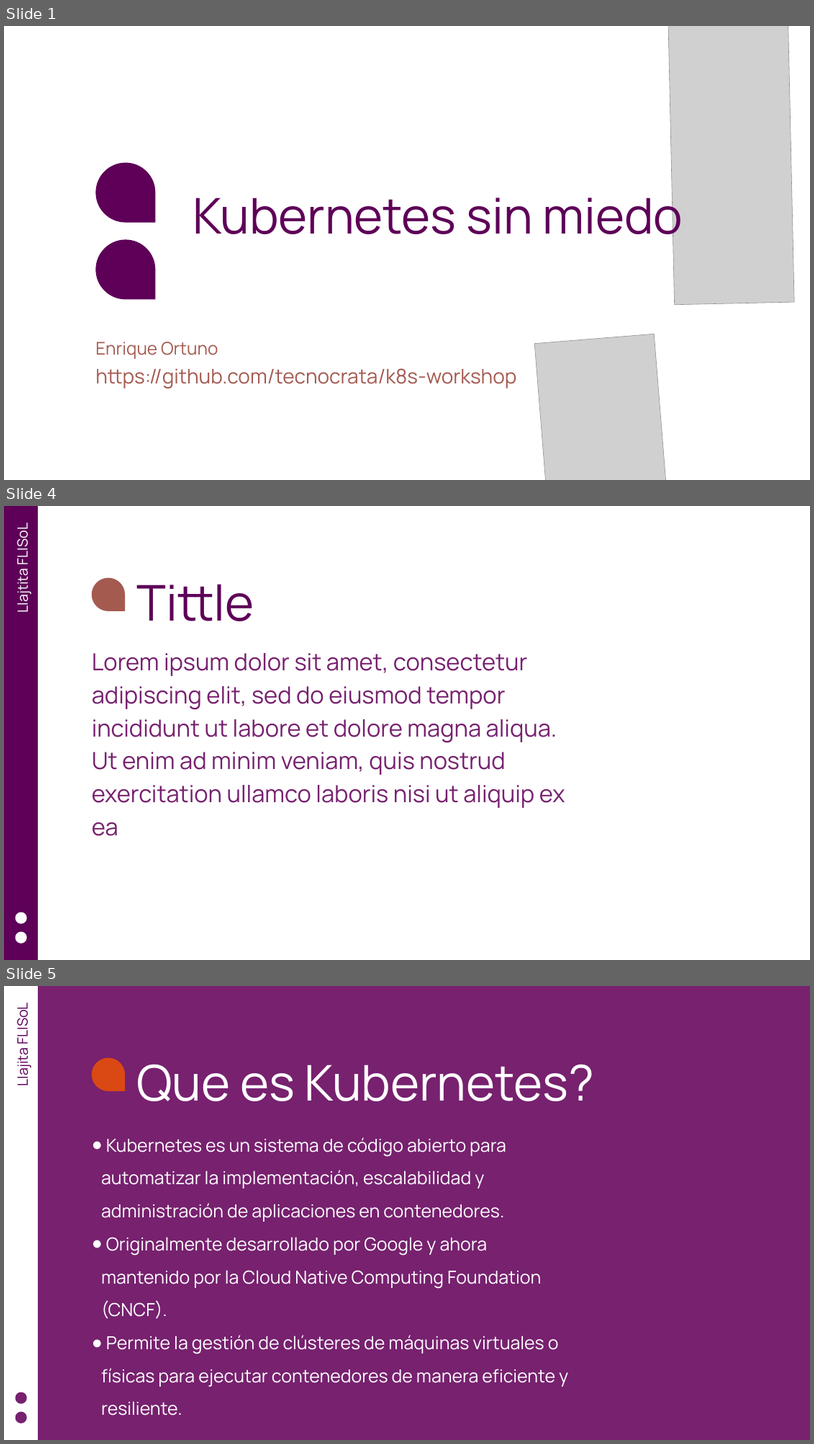
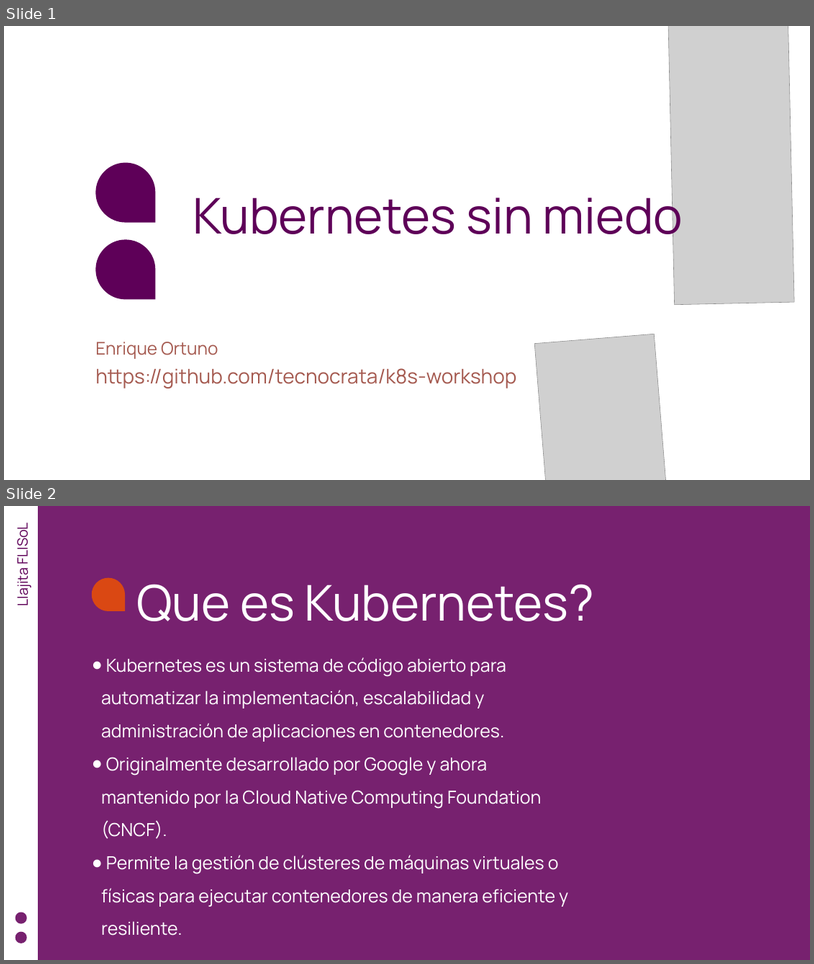
Before and after one commit to tecnocrata/k8s-workshop, a slide deck: Kubernetes sin miedo.odp. Shown one above the other, each under a label of ours: slides 1, 4 and 5 before the commit, slides 1 and 2 after it; the slides between them are not shown. The pictures are 814x1444 and 814x964 pixels, drawn with LibreOffice and Linux fonts; fonts in the diff are those of the drawing; grey boxes stand for pictures. Boxes give left, top, right and bottom in pixels: in the first picture for what was removed or moved away, otherwise in the second. Text is boxed around its words. In the diff, an @@ line names an element or a change of style, - is before the commit and + after.

```diff
--- a/Kubernetes sin miedo.odp
+++ b/Kubernetes sin miedo.odp
@@ slide 4 removed at (x1=4, y1=506, x2=810, y2=960), background #FFFFFF @@
@@ freeform shape removed at (x1=4, y1=506, x2=39, y2=960) @@
@@ text removed at (x1=13, y1=527, x2=32, y2=611) @@
-Llajtita FLISoL
@@ freeform shape removed at (x1=92, y1=578, x2=125, y2=611) @@
@@ text removed at (x1=136, y1=584, x2=254, y2=621) @@
-Tittle
@@ text removed at (x1=92, y1=653, x2=566, y2=836) @@
-Lorem ipsum dolor sit amet, consectetur adipiscing elit, sed do eiusmod tempor incididunt ut labore et dolore magna aliqua. Ut enim ad minim veniam, quis nostrud exercitation ullamco laboris nisi ut aliquip ex ea
@@ freeform shape removed at (x1=16, y1=911, x2=27, y2=924) @@
@@ freeform shape removed at (x1=16, y1=932, x2=27, y2=943) @@
@@ what was slide 5 is now slide 2 @@
```
Also in this commit, not shown: 1 slide changed, 1 slide added, 2 other slides removed, 2 other files.
